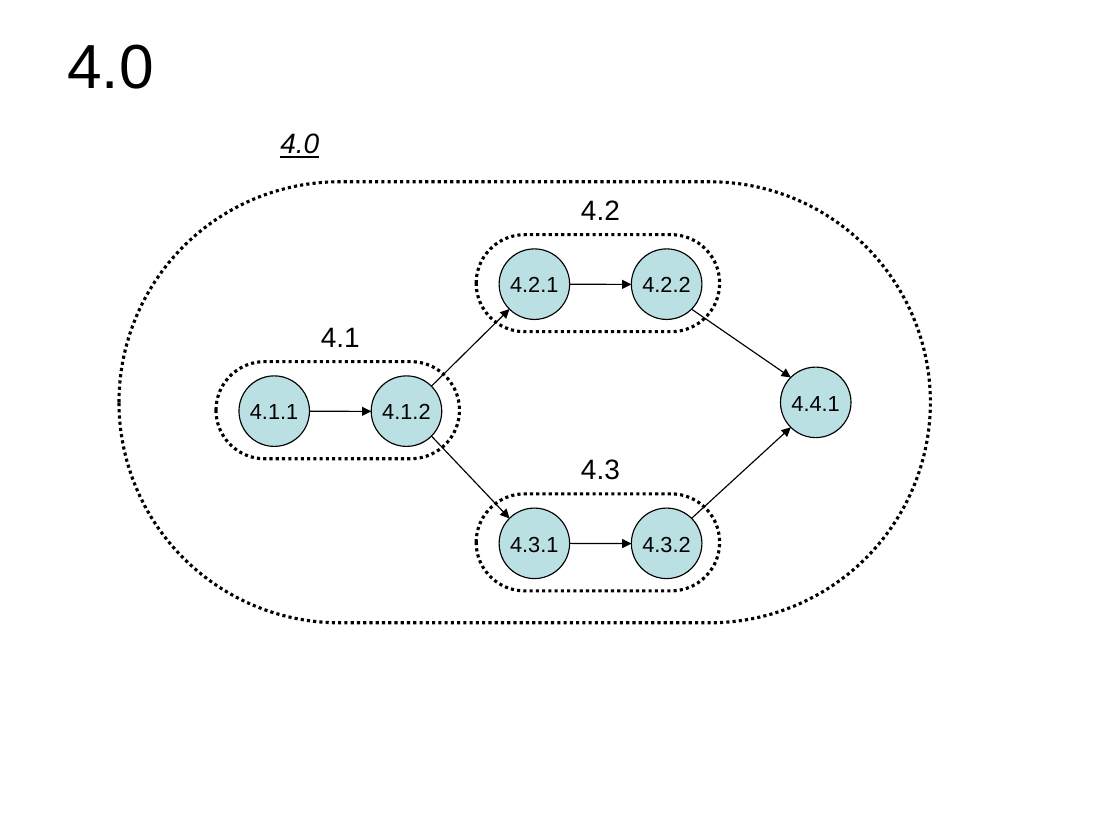
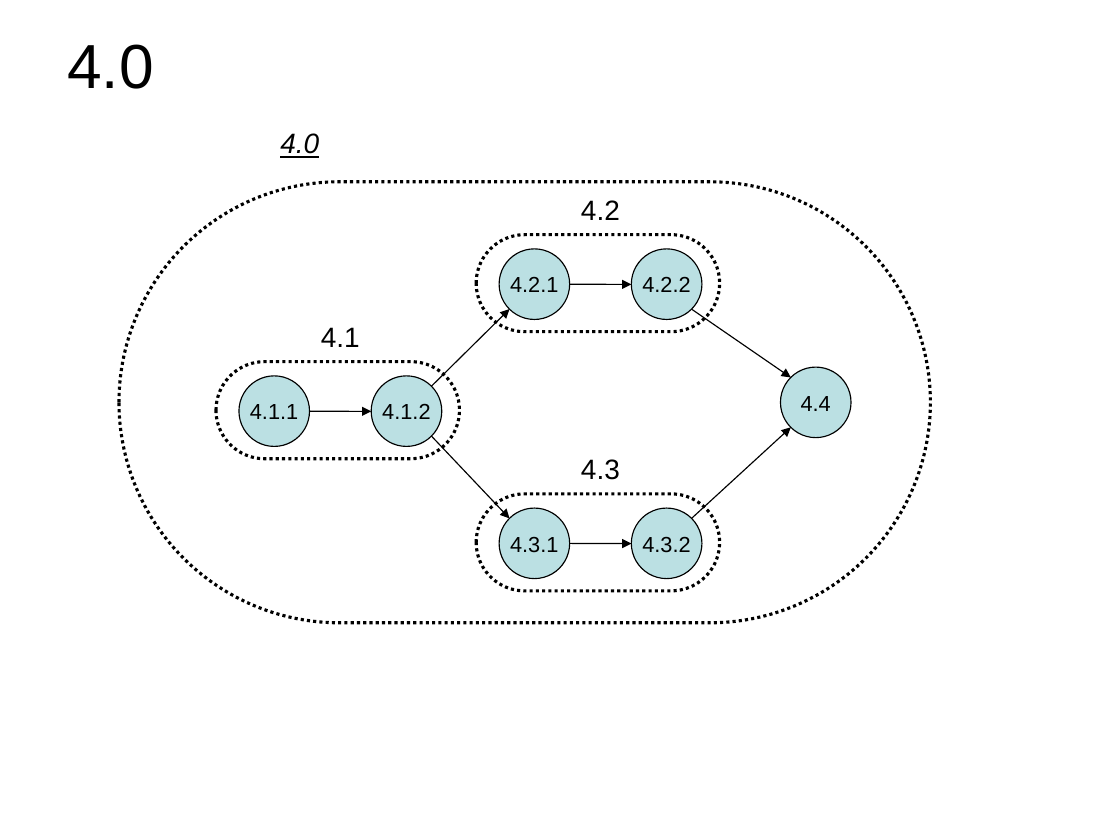
Before and after one commit to ebenites/gpy031, a slide deck: slide 6 of Sesion 3/Red del proyecto.ppt. Drawn at 1120x840 pixels with LibreOffice and Linux fonts; fonts in the diff are those of the drawing. Boxes give left, top, right and bottom in pixels: in the first picture for what was removed or moved away, otherwise in the second. Text is boxed around its words. In the diff, an @@ line names an element or a change of style, - is before the commit and + after.

```diff
--- a/Sesion 3/Red del proyecto.ppt
+++ b/Sesion 3/Red del proyecto.ppt
@@ text in ellipse at [801,396,831,411]: text changed @@
-4.4.1
+4.4
```
Also in this commit, not shown: 1 other slide changed, 2 slides added, 1 slide removed.
